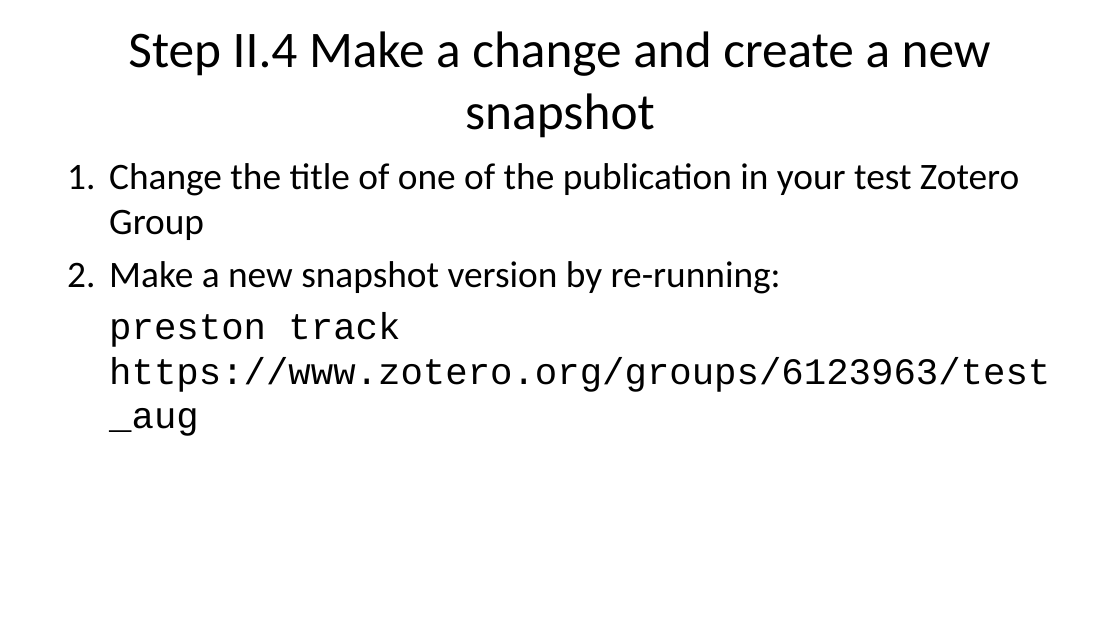
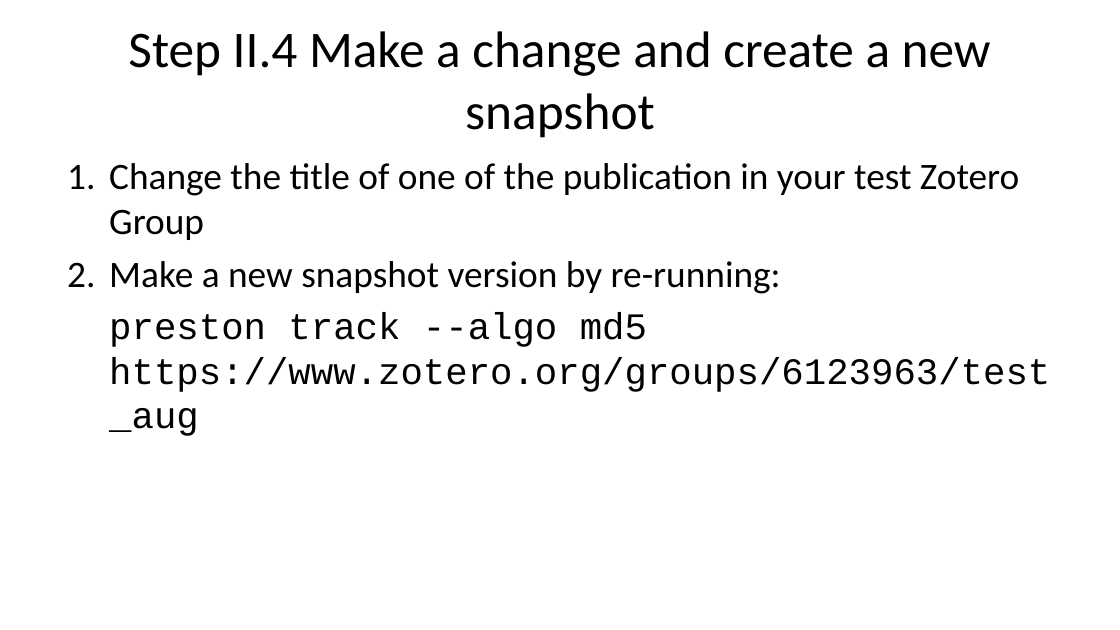
Before and after one commit to bat-literature/bat-literature.github.io, a slide deck: slide 25 of workshop.pptx. Drawn at 1120x630 pixels with LibreOffice and Linux fonts; fonts in the diff are those of the drawing. Boxes give left, top, right and bottom in pixels: in the first picture for what was removed or moved away, otherwise in the second. Text is boxed around its words. In the diff, an @@ line names an element or a change of style, - is before the commit and + after.

```diff
--- a/workshop.pptx
+++ b/workshop.pptx
@@ text at (x1=109, y1=312, x2=1050, y2=436): text changed @@
-preston track https://www.zotero.org/groups/6123963/test_aug
+preston track --algo md5 https://www.zotero.org/groups/6123963/test_aug
```
Also in this commit, not shown: 7 other slides changed, 2 other files.
